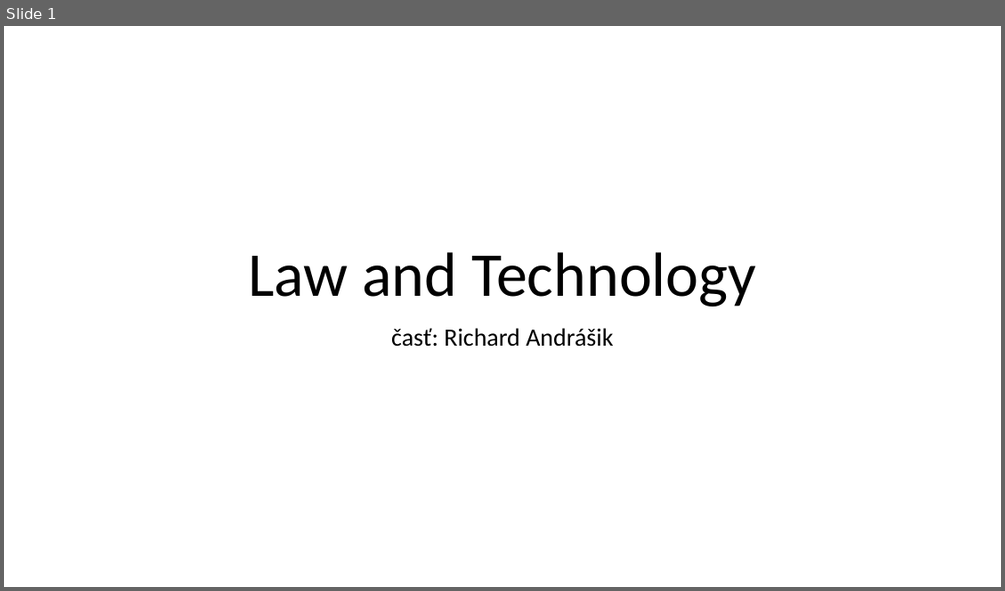
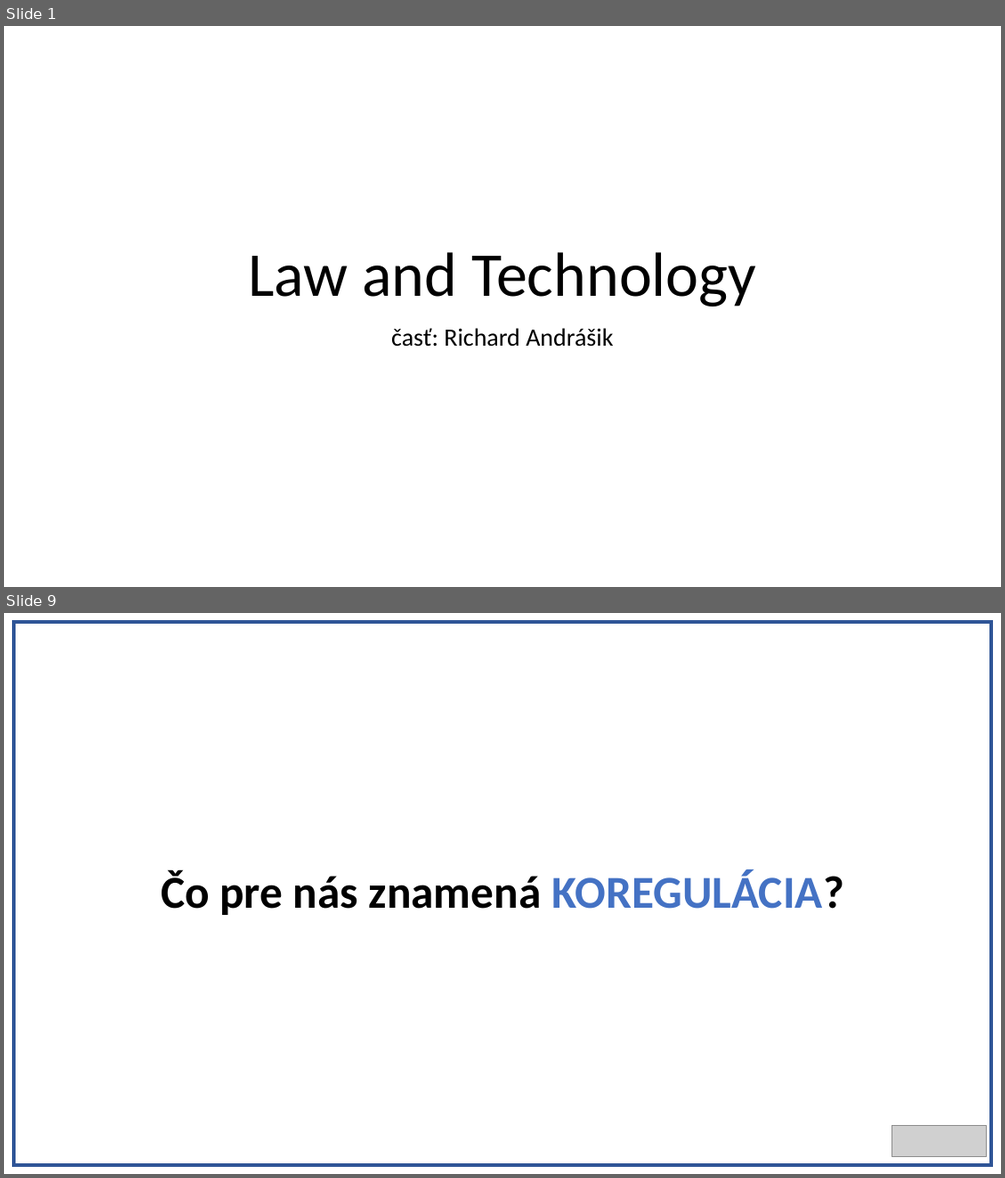
Before and after one commit to Realrio13/projekt, a slide deck: PrezentaciaRiso.pptx. Shown one above the other, each under a label of ours: slide 1 before the commit, slides 1 and 9 after it; the slides between them are not shown. The pictures are 1005x591 and 1005x1178 pixels, drawn with LibreOffice and Linux fonts; fonts in the diff are those of the drawing; grey boxes stand for pictures. Boxes give left, top, right and bottom in pixels: in the first picture for what was removed or moved away, otherwise in the second. Text is boxed around its words. In the diff, an @@ line names an element or a change of style, - is before the commit and + after.

```diff
--- a/PrezentaciaRiso.pptx
+++ b/PrezentaciaRiso.pptx
@@ slide 9 added at (x1=4, y1=613, x2=1001, y2=1174), background #FFFFFF @@
@@ rectangle added at (x1=14, y1=622, x2=991, y2=1165), fill #FFFFFF, outline #2F5597 3 pt @@
@@ title added at (x1=161, y1=870, x2=844, y2=915), 44 pt, text #000000, bold @@
+Čo pre nás znamená KOREGULÁCIA?
@@ picture added at (x1=892, y1=1126, x2=987, y2=1156) @@
```
Also in this commit, not shown: 3 slides changed, 5 other slides added, 1 slide removed.
